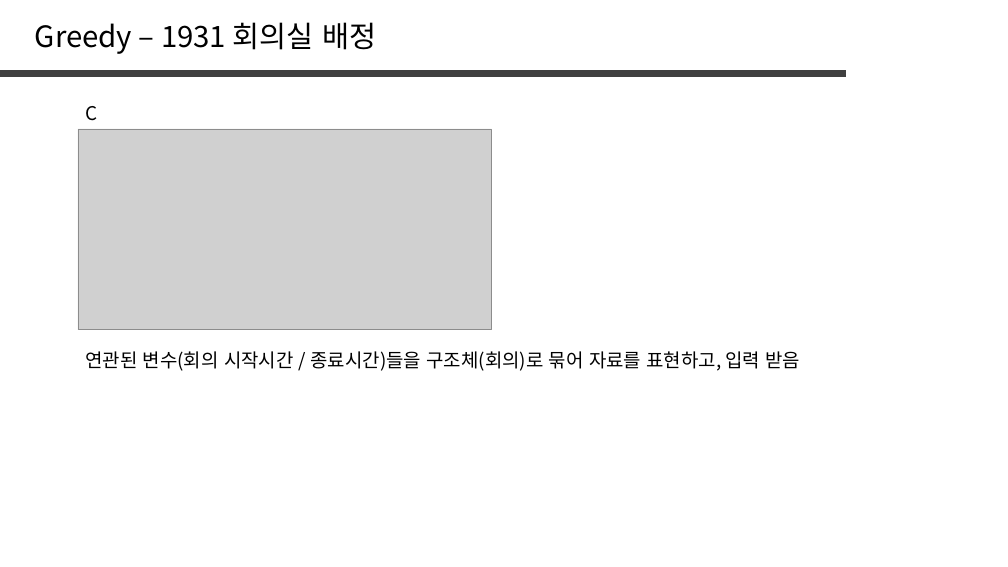
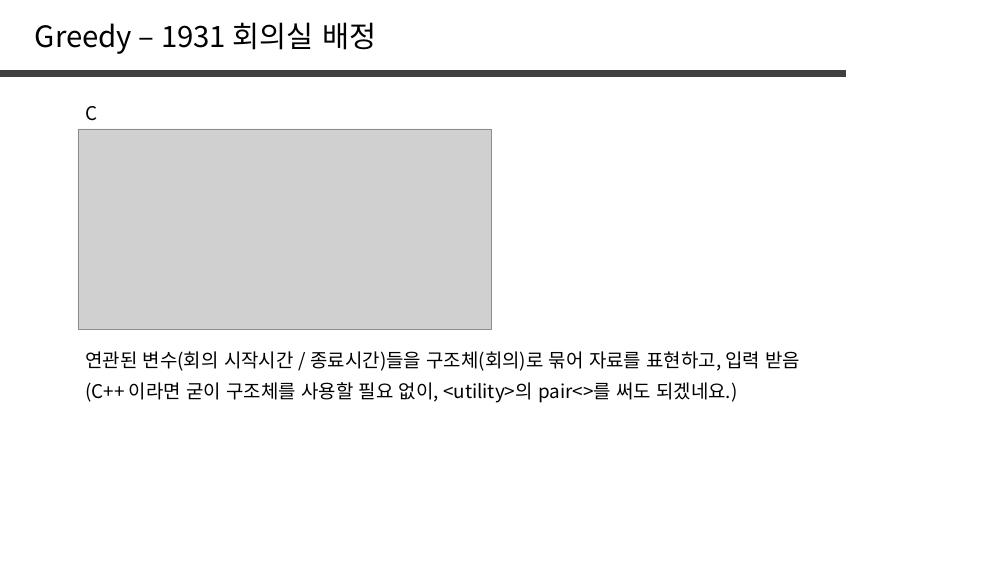
Before and after one commit to jaehoo1/PS-study, a slide deck: slide 24 of study/6_Greedy.pptx. Drawn at 1008x567 pixels with LibreOffice and Linux fonts; fonts in the diff are those of the drawing; grey boxes stand for pictures. Boxes give left, top, right and bottom in pixels: in the first picture for what was removed or moved away, otherwise in the second. Text is boxed around its words. In the diff, an @@ line names an element or a change of style, - is before the commit and + after.

```diff
--- a/study/6_Greedy.pptx
+++ b/study/6_Greedy.pptx
@@ text added at [85, 382, 737, 403], 18 pt, text #000000 @@
+(C++ 이라면 굳이 구조체를 사용할 필요 없이, <utility>의 pair<>를 써도 되겠네요.)
```
Also in this commit, not shown: 2 other slides changed, 3 slides added.
